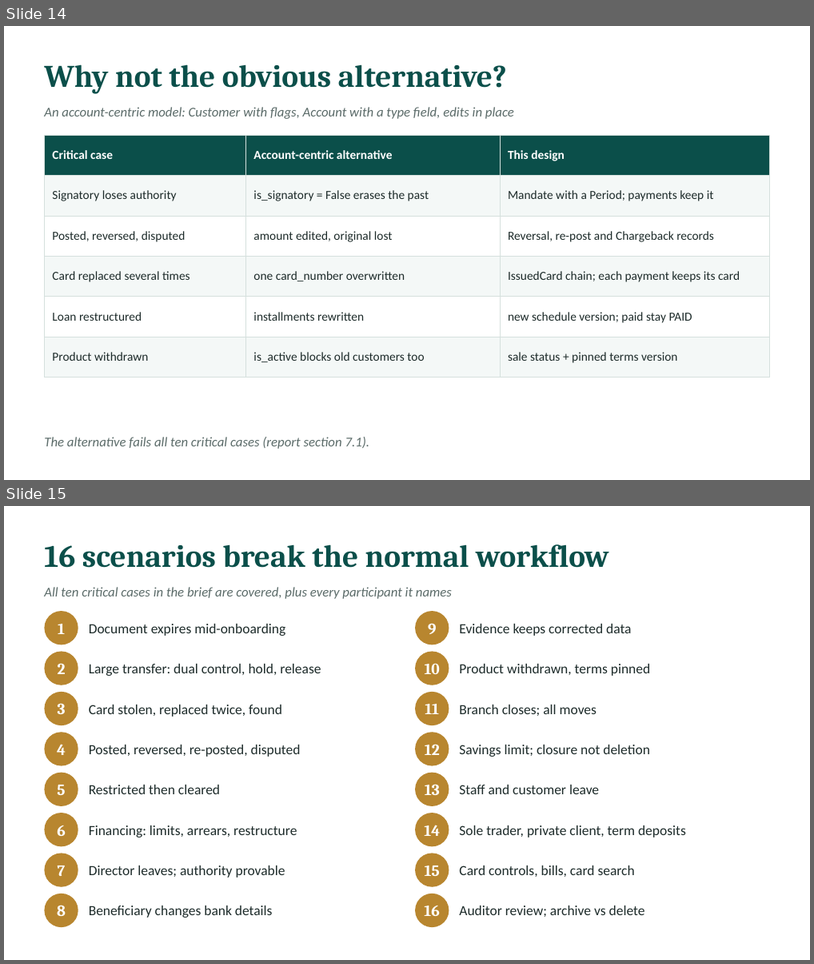
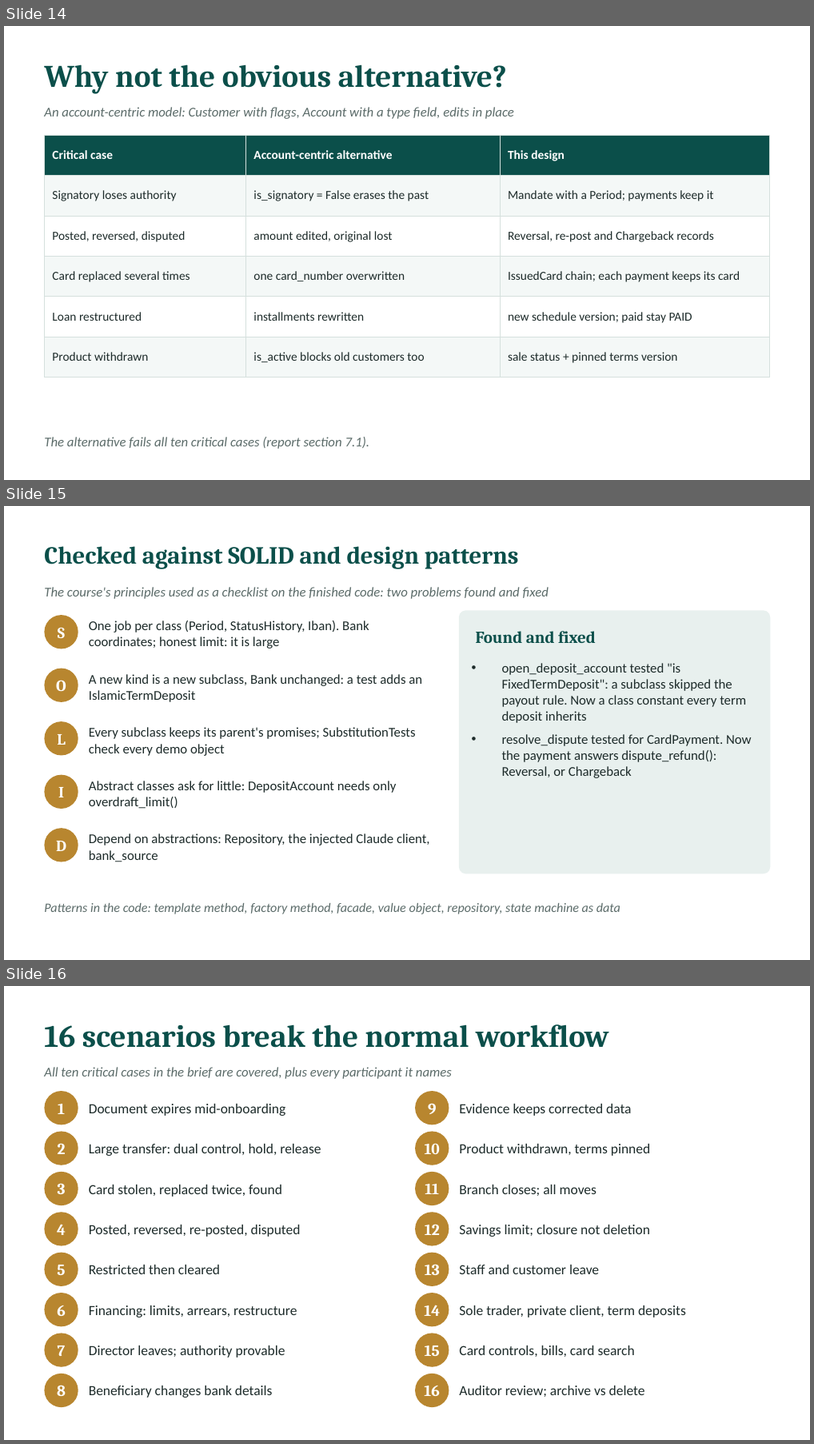
Before and after one commit to l255668-hash/commercial-banking, a slide deck: docs/Viva_Presentation.pptx. Shown one above the other, each under a label of ours: slides 14 and 15 before the commit, slides 14, 15 and 16 after it. The pictures are 814x964 and 814x1444 pixels, drawn with LibreOffice and Linux fonts; fonts in the diff are those of the drawing. Boxes give left, top, right and bottom in pixels: in the first picture for what was removed or moved away, otherwise in the second. Text is boxed around its words. In the diff, an @@ line names an element or a change of style, - is before the commit and + after.

```diff
--- a/docs/Viva_Presentation.pptx
+++ b/docs/Viva_Presentation.pptx
@@ slide 15 added at [4,506,810,960], background #FFFFFF @@
@@ text added at [44,546,519,569], 22 pt, text #0B4F4A, bold @@
+Checked against SOLID and design patterns
@@ text added at [44,587,549,599], 12 pt, text #5B6B69, italic @@
+The course's principles used as a checklist on the finished code: two problems found and fixed
@@ ellipse added at [44,615,78,648], fill #B8862F @@
@@ text added at [89,620,370,648], 12 pt, text #1D2B2A @@
+One job per class (Period, StatusHistory, Iban). Bank coordinates; honest limit: it is large
@@ rounded rectangle added at [460,611,770,873], fill #E8F0EE, outline #E8F0EE 1 pt @@
@@ text added at [58,627,65,638], 14 pt, text #FFFFFF, bold @@
+S
@@ text added at [476,631,596,643], 15 pt, text #0B4F4A, bold @@
+Found and fixed
@@ ellipse added at [44,668,78,702], fill #B8862F @@
@@ text added at [502,663,752,778], 12 pt, text #1D2B2A @@
+• open_deposit_account tested "is FixedTermDeposit": a subclass skipped the payout rule. Now a class constant every term deposit inherits
+• resolve_dispute tested for CardPayment. Now the payment answers dispute_refund(): Reversal, or Chargeback
@@ text added at [56,680,66,691], 14 pt, text #FFFFFF, bold @@
+O
@@ text added at [89,674,422,702], 12 pt, text #1D2B2A @@
+A new kind is a new subclass, Bank unchanged: a test adds an IslamicTermDeposit
@@ ellipse added at [44,721,78,755], fill #B8862F @@
@@ text added at [57,734,66,744], 14 pt, text #FFFFFF, bold @@
+L
@@ text added at [89,727,416,756], 12 pt, text #1D2B2A @@
+Every subclass keeps its parent's promises; SubstitutionTests check every demo object
@@ ellipse added at [44,775,78,808], fill #B8862F @@
@@ text added at [58,787,64,797], 14 pt, text #FFFFFF, bold @@
+I
@@ text added at [89,780,396,808], 12 pt, text #1D2B2A @@
+Abstract classes ask for little: DepositAccount needs only overdraft_limit()
@@ ellipse added at [44,828,78,862], fill #B8862F @@
@@ text added at [56,840,66,851], 14 pt, text #FFFFFF, bold @@
+D
@@ text added at [89,833,430,862], 12 pt, text #1D2B2A @@
+Depend on abstractions: Repository, the injected Claude client, bank_source
@@ text added at [44,903,621,914], 11.5 pt, text #5B6B69, italic @@
+Patterns in the code: template method, factory method, facade, value object, repository, state machine as data
@@ what was slide 15 is now slide 16 @@
```
Also in this commit, not shown: 3 slides changed, 1 other slide added, 28 other files.
